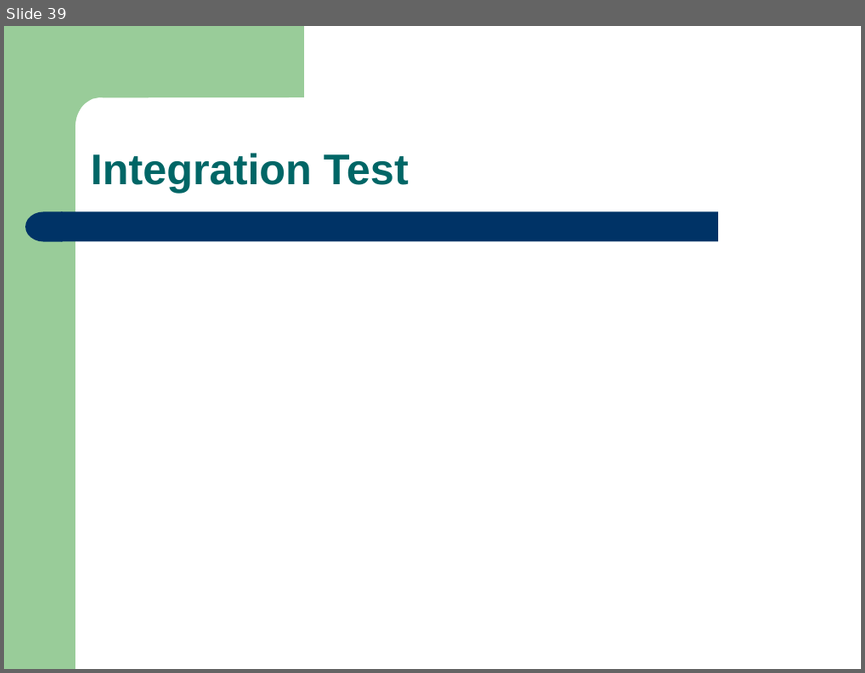
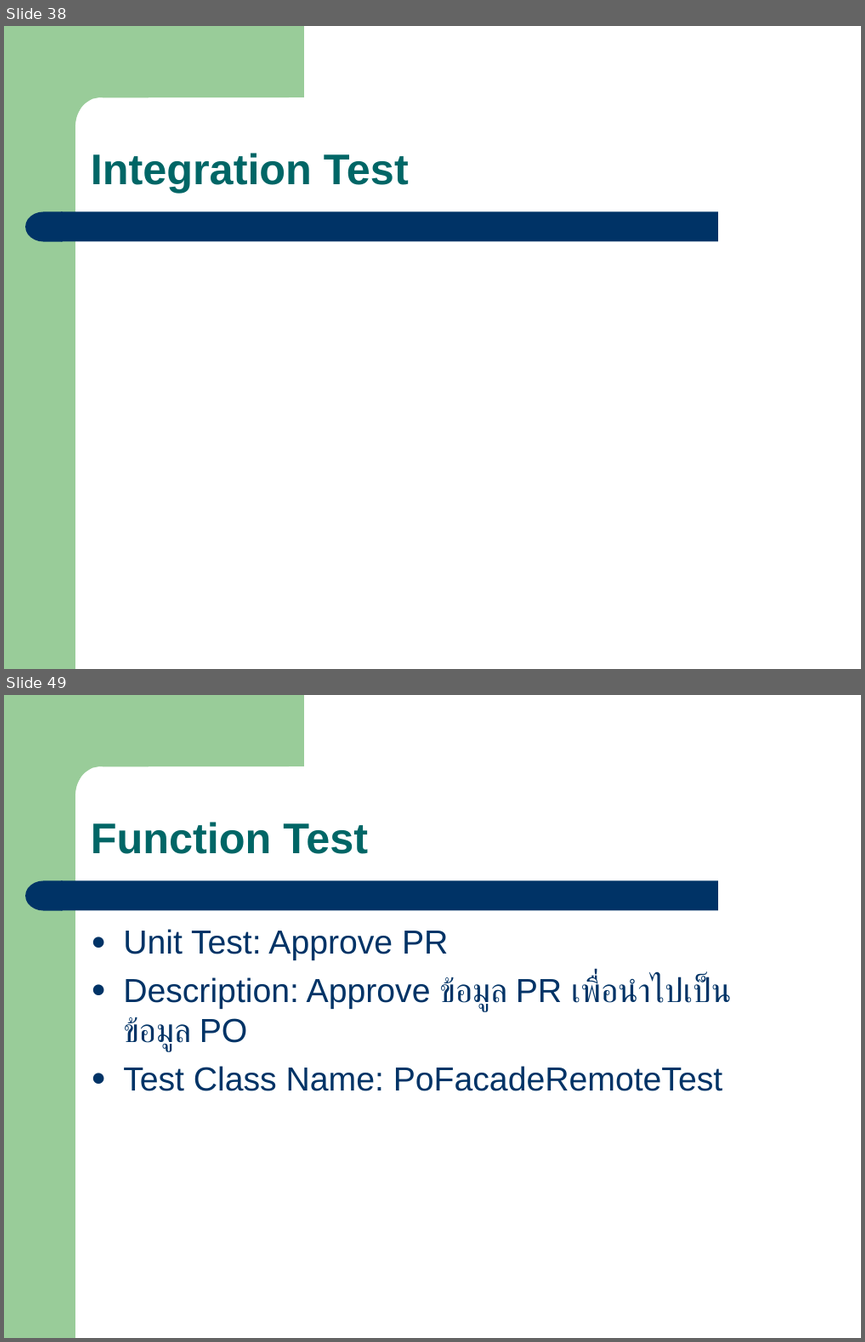
Before and after one commit to eseawind/simple-mrp, a slide deck: simple-mrp-doc/Simple_MRP_Present_V1.2_POM_20110226.ppt. Shown one above the other, each under a label of ours: slide 39 before the commit, slides 38 and 49 after it; the slides between them are not shown. The pictures are 865x673 and 865x1342 pixels, drawn with LibreOffice and Linux fonts; fonts in the diff are those of the drawing. Boxes give left, top, right and bottom in pixels: in the first picture for what was removed or moved away, otherwise in the second. Text is boxed around its words. In the diff, an @@ line names an element or a change of style, - is before the commit and + after.

```diff
--- a/simple-mrp-doc/Simple_MRP_Present_V1.2_POM_20110226.ppt
+++ b/simple-mrp-doc/Simple_MRP_Present_V1.2_POM_20110226.ppt
@@ slide 49 added at bbox=[4, 695, 861, 1338], background #FFFFFF; not listed: 4 template elements that a slide beside it also shows @@
@@ text added at bbox=[91, 822, 368, 854], 36 pt, text #006666, bold @@
+Function Test
@@ text added at bbox=[123, 929, 731, 1091], 28 pt, text #003366 @@
+● Unit Test: Approve PR
+● Description: Approve ข้อมูล PR เพื่อนำไปเป็นข้อมูล PO
+● Test Class Name: PoFacadeRemoteTest
@@ what was slide 39 is now slide 38 @@
```
Also in this commit, not shown: 1 slide changed, 24 other slides added, 2 slides removed, 3 other files.
